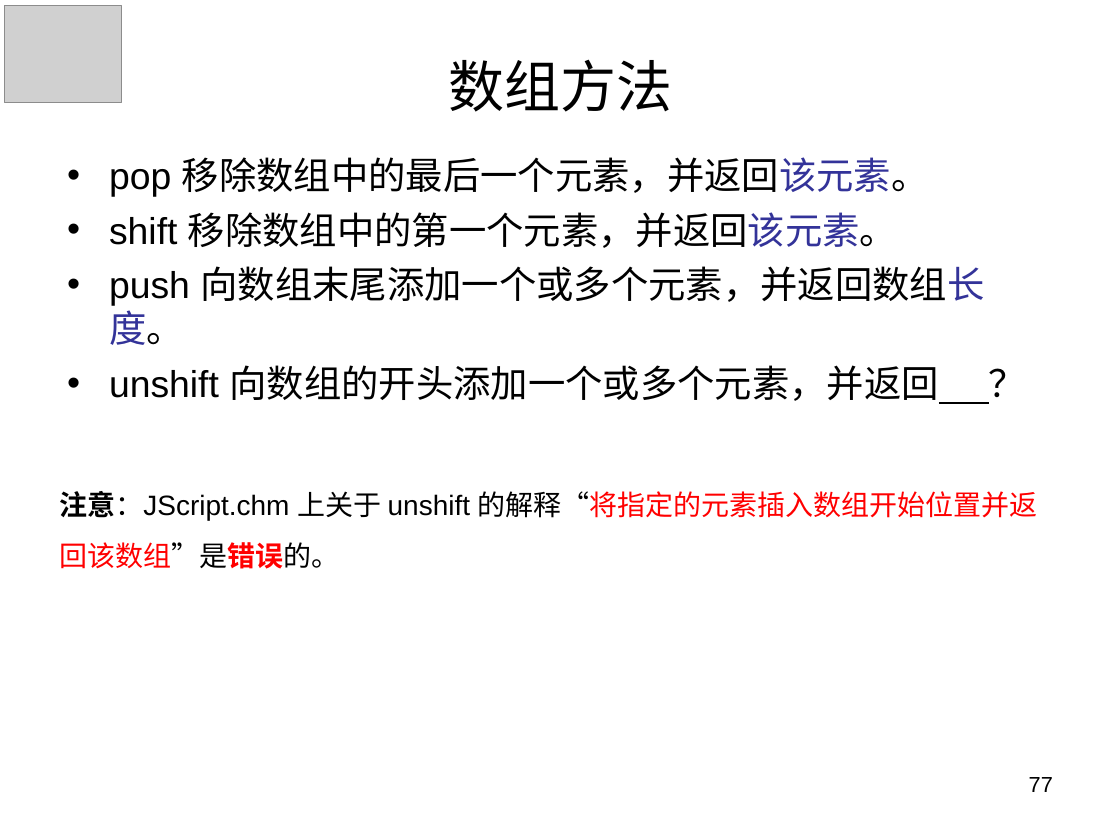
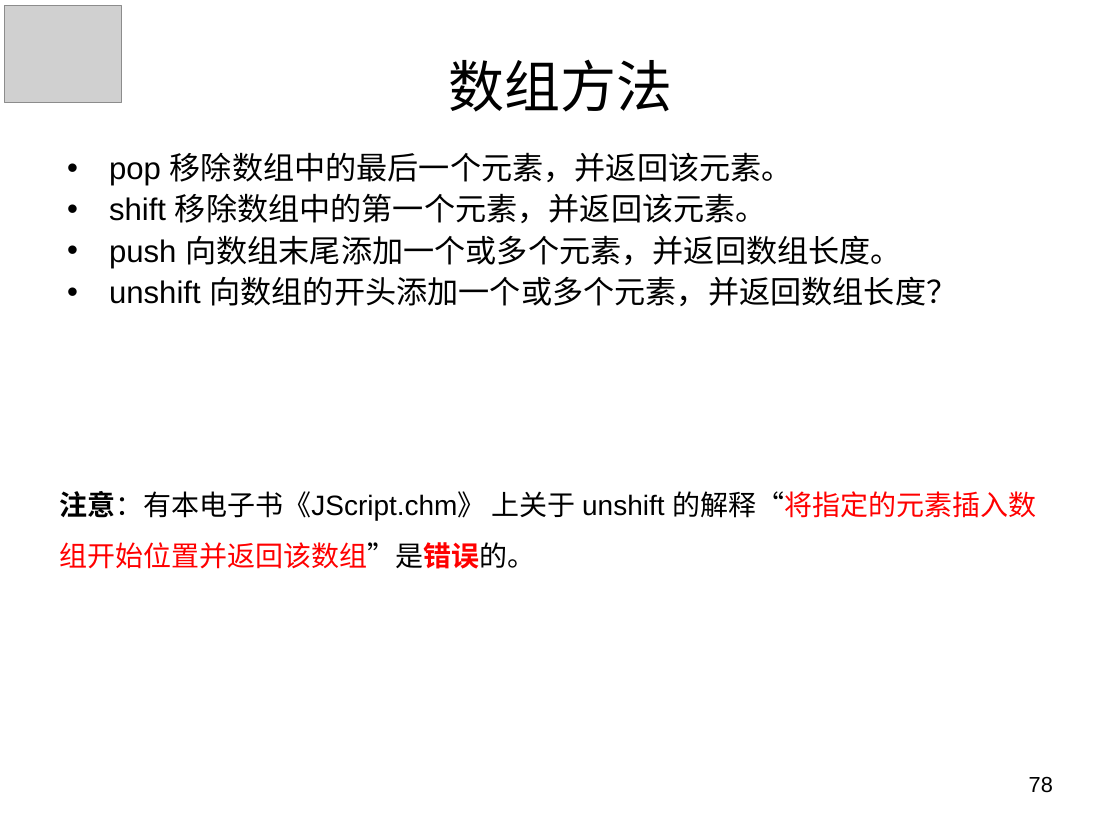
Before and after one commit to panxuepeng/javascript, a slide deck: slide 78 of ppt/1-1（第一天课程）.ppt (slide 77 before the commit). Drawn at 1120x840 pixels with LibreOffice and Linux fonts; fonts in the diff are those of the drawing; grey boxes stand for pictures. Boxes give left, top, right and bottom in pixels: in the first picture for what was removed or moved away, otherwise in the second. Text is boxed around its words. In the diff, an @@ line names an element or a change of style, - is before the commit and + after.

```diff
--- a/ppt/1-1（第一天课程）.ppt
+++ b/ppt/1-1（第一天课程）.ppt
@@ text at box(109, 152, 902, 268): size 24 to 20 pt in "pop 移除数组中的最后一个元素，并返回该元素。", "shift 移除数组中的第一个元素，并返回该元素。", "push 向数组末尾添加一个或多个元素，并返回数组长度。"; text colour #333399 to #000000 in "移除数组中的最后一个元素，并返回该元素。", "移除数组中的第一个元素，并返回该元素。", "向数组末尾添加一个或多个元素，并返回数组长度。"; line spacing 1 to 0.9; less space between paragraphs @@
@@ text at box(109, 276, 958, 306): text changed; size 24 to 20 pt @@
-• unshift 向数组的开头添加一个或多个元素，并返回 ？
+• unshift 向数组的开头添加一个或多个元素，并返回数组长度？
@@ text at box(59, 491, 1036, 569): text changed @@
-注意：JScript.chm 上关于 unshift 的解释“将指定的元素插入数组开始位置并返回该数组”是错误的。
+注意：有本电子书《JScript.chm》 上关于 unshift 的解释“将指定的元素插入数组开始位置并返回该数组”是错误的。
@@ page number at box(1029, 776, 1053, 793): text changed @@
-77
+78
```
Also in this commit, not shown: 7 other slides changed, 1 slide added, 2 slides removed.
